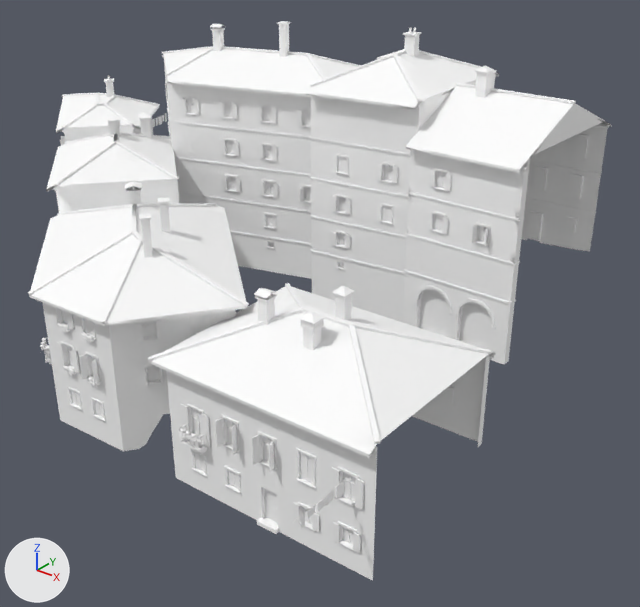
A saved change to the glTF model games/yorimichi/assets/belmonte/meshes/SM_BM_BT_blk_07.glb.
One viewpoint serves both versions: a camera (50 mm lens) standing at (48.8, -47.5, 34.1) and looking at (8.7, 2.6, 3.0). Arrows for +X, +Y and +Z are at lower left; the lights stay in place. The picture after the commit comes second. Vertices at exactly the same position are counted once.

The first picture shows 'SM_BM_BT_blk_07'.
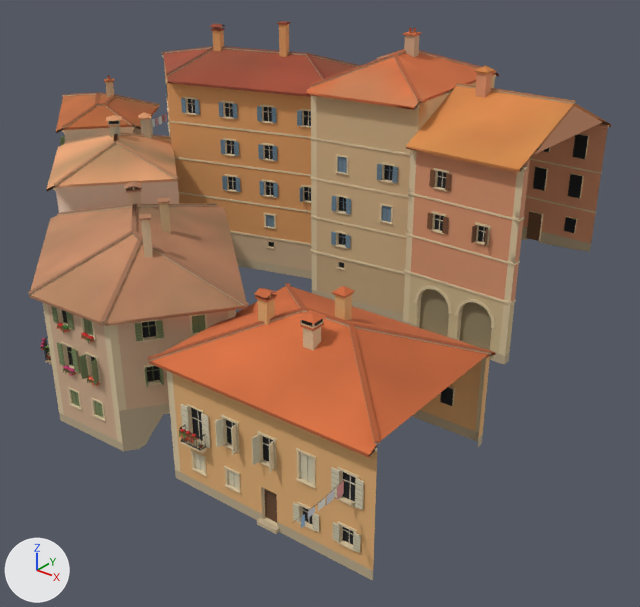
Changed parts and their boxes [x1, y1, x2, y2] in the pictures (640 x 607 px):
part 1 of me_sm_bt_blk_07, recoloured (darker)
    both: [28, 21, 612, 581]

Diff of the bpy script that builds the scene:
```diff
--- a/games/yorimichi/assets/belmonte/meshes/SM_BM_BT_blk_07.glb.py
+++ b/games/yorimichi/assets/belmonte/meshes/SM_BM_BT_blk_07.glb.py
@@ me_sm_bt_blk_07 @@
 me_sm_bt_blk_07.from_pydata(...)  # 26942 vertices, 29928 faces; spans x -29.5..28.1, y -21.7..22.4, z -0.5..23.4
 # used by ob_sm_bm_bt_blk_07; location = (0.0, 0.0, 0.0)
+# me_sm_bt_blk_07 part 1: 29928 faces centred in x -29.4..28.0, y -21.7..22.4, z -0.4..23.4 are repainted in the vertex colours; the middle colour goes from white #ffffff to beige #d4b090
 me_sm_bt_blk_07.materials.append(mat_bm_000_m_stone_006)
```
